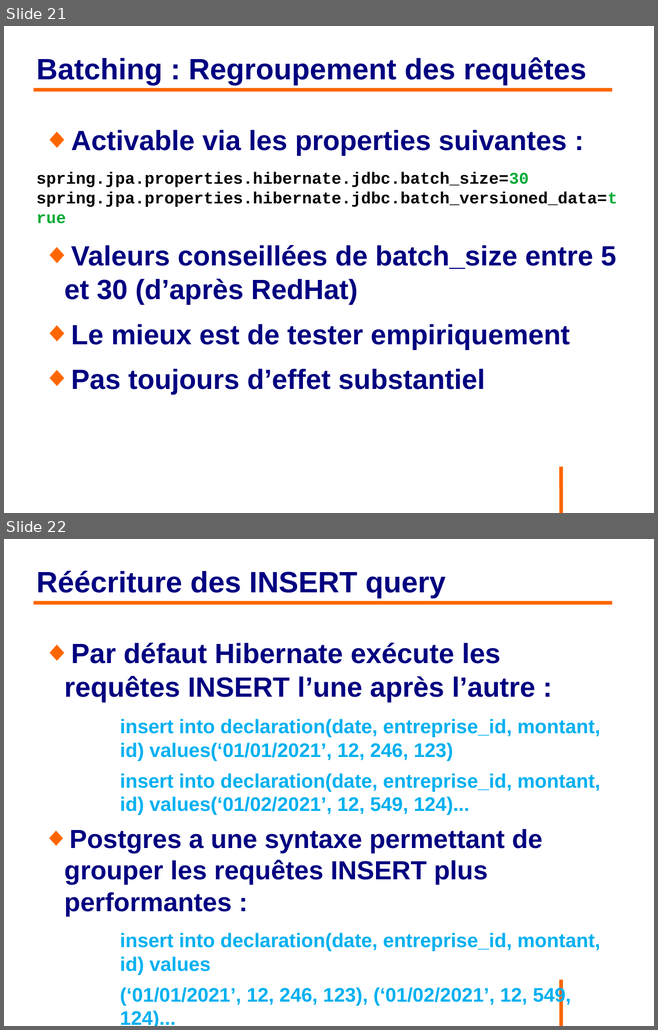
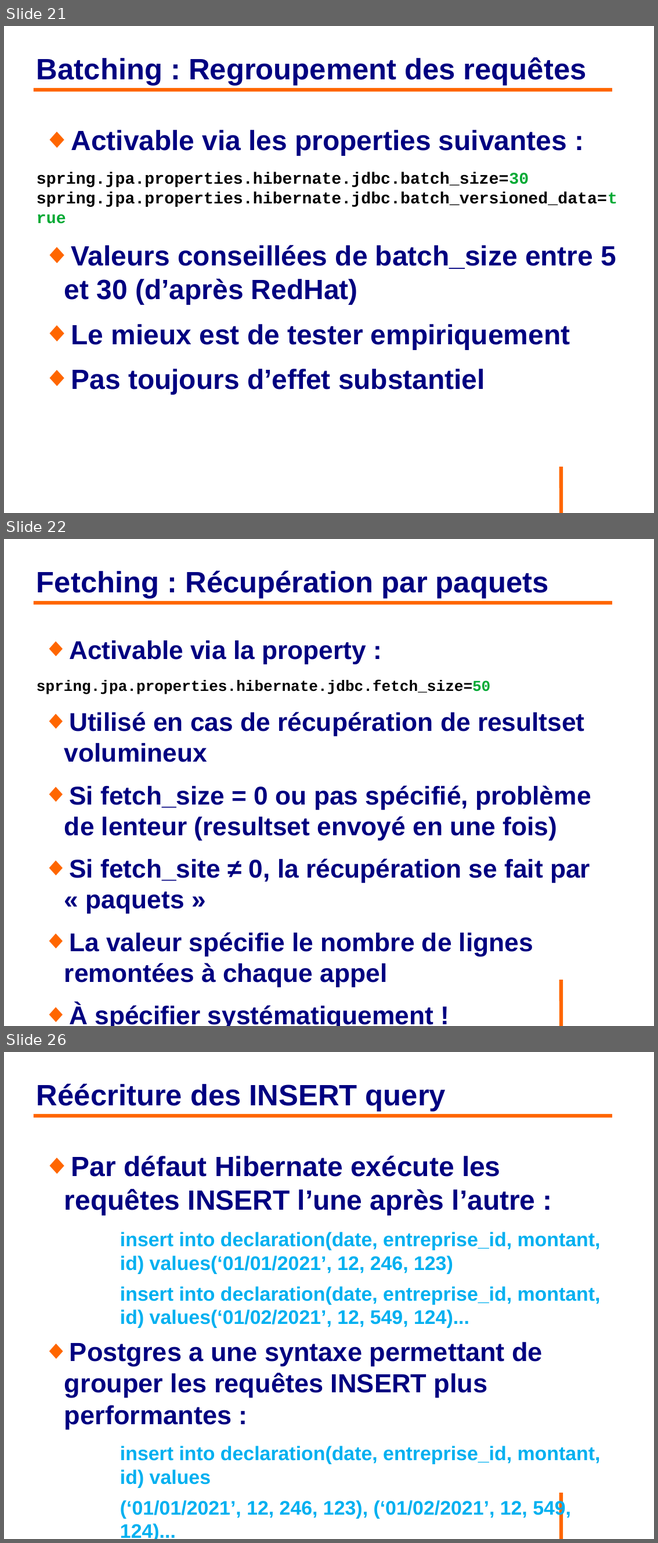
Before and after one commit to philphils/formation-hibernate-avancee, a slide deck: Documentation/diapo_formation_hibernate_avancee.odp. Shown one above the other, each under a label of ours: slides 21 and 22 before the commit, slides 21, 22 and 26 after it; the slides between them are not shown. The pictures are 658x1030 and 658x1543 pixels, drawn with LibreOffice and Linux fonts; fonts in the diff are those of the drawing; background and template pictures are left out. Boxes give left, top, right and bottom in pixels: in the first picture for what was removed or moved away, otherwise in the second. Text is boxed around its words. In the diff, an @@ line names an element or a change of style, - is before the commit and + after.

```diff
--- a/Documentation/diapo_formation_hibernate_avancee.odp
+++ b/Documentation/diapo_formation_hibernate_avancee.odp
@@ slide 22 added at <box>4,539,654,1026</box>, background #FFFFFF; not listed: 1 template element that a slide beside it also shows @@
@@ title added at <box>36,570,549,598</box>, 36 pt, text #000080, bold @@
+Fetching : Récupération par paquets
@@ line added from (34, 603) to (612, 603), #FF6600 4.54 pt @@
@@ text added at <box>36,641,590,1026</box>, 31.4 pt, text #000080, bold @@
+◆ Activable via la property :
+spring.jpa.properties.hibernate.jdbc.fetch_size=50
+◆ Utilisé en cas de récupération de resultset volumineux
+◆ Si fetch_size = 0 ou pas spécifié, problème de lenteur (resultset envoyé en une fois)
+◆ Si fetch_site ≠ 0, la récupération se fait par « paquets »
+◆ La valeur spécifie le nombre de lignes remontées à chaque appel
+◆ À spécifier systématiquement !
@@ what was slide 22 is now slide 26 @@
```
Also in this commit, not shown: 2 slides changed, 3 other slides added.
